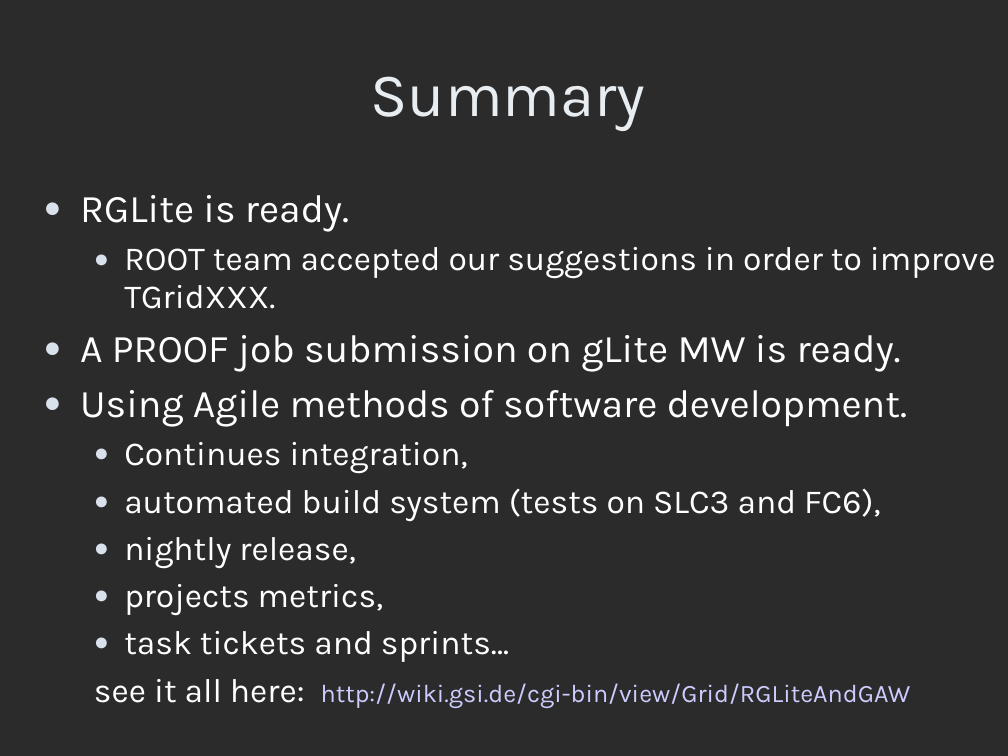
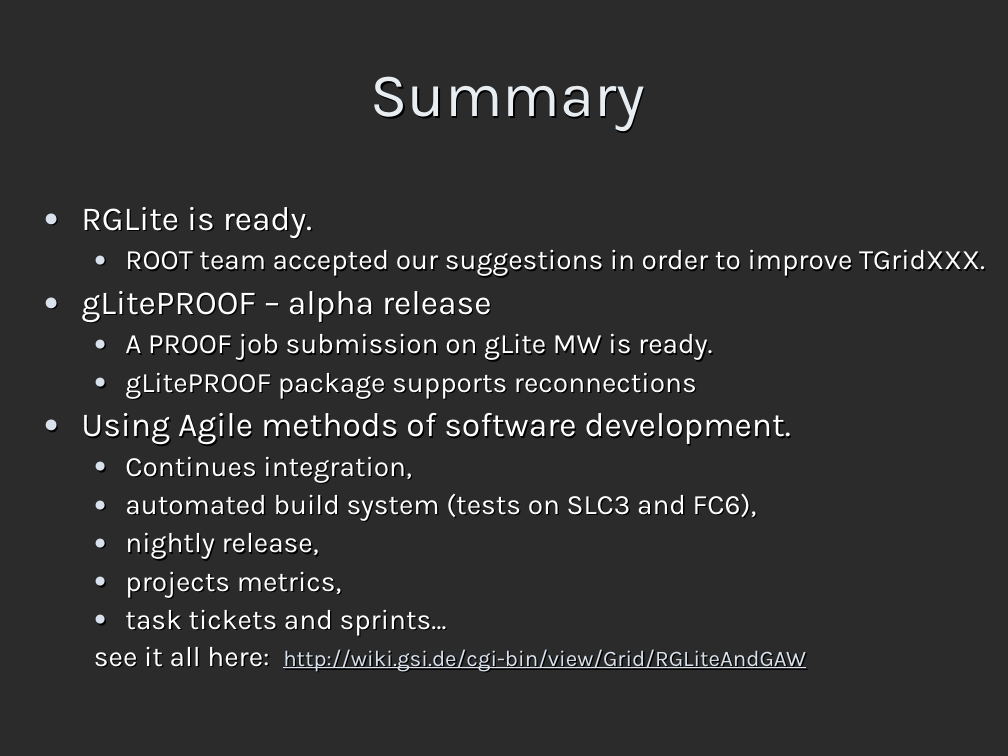
Before and after one commit to AnarManafov/PoDDocumentation, a slide deck: slide 8 of GridKaSchool/2007/GridKaSchool-2007-RGLite_gLitePROOF(GSI).ppt (slide 7 before the commit). Drawn at 1008x756 pixels with LibreOffice and Linux fonts; fonts in the diff are those of the drawing; background and template pictures are left out; a plain dark background stands for a picture behind light text. Boxes give left, top, right and bottom in pixels: in the first picture for what was removed or moved away, otherwise in the second. Text is boxed around its words. In the diff, an @@ line names an element or a change of style, - is before the commit and + after.

```diff
--- a/GridKaSchool/2007/GridKaSchool-2007-RGLite_gLitePROOF(GSI).ppt
+++ b/GridKaSchool/2007/GridKaSchool-2007-RGLite_gLitePROOF(GSI).ppt
@@ text "RGLite is ready.": place and size @@
-text "RGLite is ready." at (80,195,996,708)
+text "RGLite is ready." at (81,207,985,672)
@@ text at (81,207,985,672): size 28 to 24 pt in "RGLite is ready.", "Using Agile methods of software development."; size 24 to 20 pt in "ROOT team accepted our suggestions in order ...", "Continues integration,", "automated build system (tests on SLC3 and ...", "nightly release," and 3 more places; size 28 to 20 pt in "A PROOF job submission on gLite MW ..."; size 18 to 16 pt, text colour #CCCCFF to #D8E1EC, underline on in "http://wiki.gsi.de/cgi-bin/view/Grid/RGLiteAndGAW"; indent changed; less space between paragraphs; list level 1 to 2 in "A PROOF job submission on ..." @@
@@ text at (81,291,491,323): paragraph added @@
+● gLitePROOF – alpha release
@@ text at (125,372,697,399): paragraph added @@
+  ● gLitePROOF package supports reconnections
```
Also in this commit, not shown: 2 other slides changed, 4 slides added, 3 slides removed.
